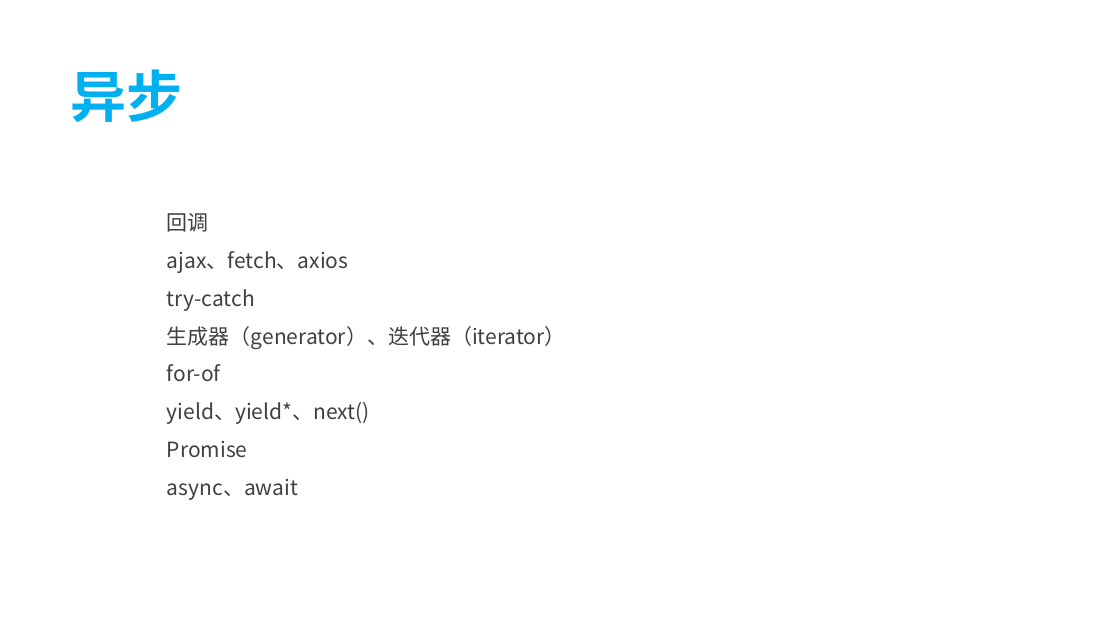
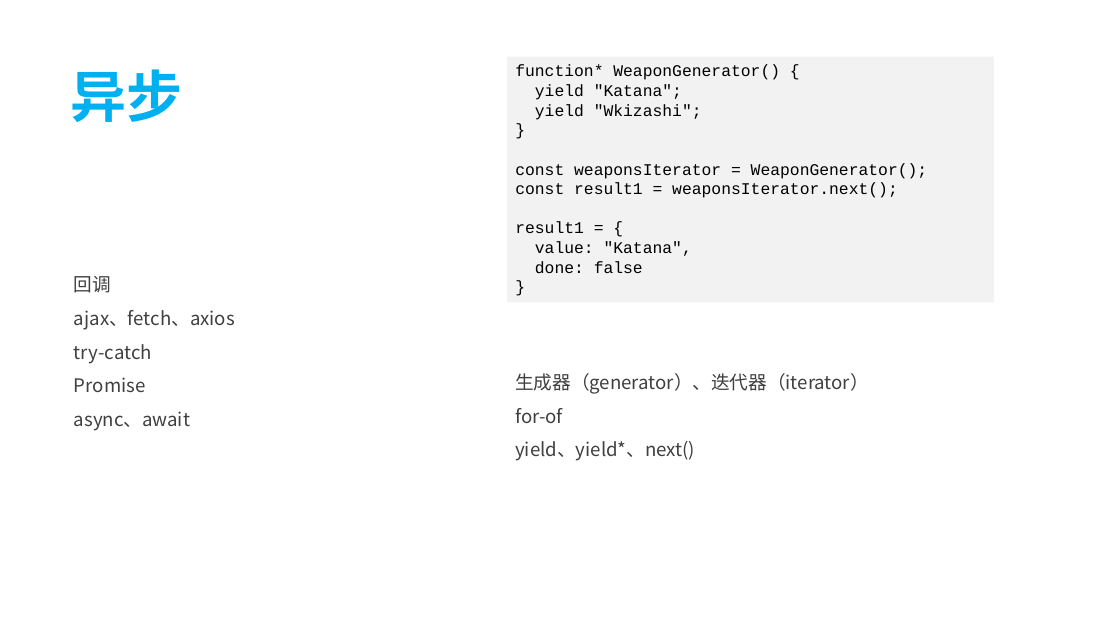
Before and after one commit to tecshuttle/interview, a slide deck: slide 6 of 2 前端/《JavaScript忍者秘籍（第2版）》.pptx. Drawn at 1120x630 pixels with LibreOffice and Linux fonts; fonts in the diff are those of the drawing. Boxes give left, top, right and bottom in pixels: in the first picture for what was removed or moved away, otherwise in the second. Text is boxed around its words. In the diff, an @@ line names an element or a change of style, - is before the commit and + after.

Commit message:
《JavaScript忍者秘籍（第2版）》：学习生成器。

```diff
--- a/2 前端/《JavaScript忍者秘籍（第2版）》.pptx
+++ b/2 前端/《JavaScript忍者秘籍（第2版）》.pptx
@@ rectangle added at box(507, 56, 994, 302), fill #F2F2F2, 14 pt, text #000000 @@
+function* WeaponGenerator() {
+yield "Katana";
+yield "Wkizashi";
+}
+const weaponsIterator = WeaponGenerator();
+const result1 = weaponsIterator.next();
+result1 = {
+value: "Katana",
+done: false
+}
@@ text "回调": place and size @@
-text "回调" at box(167, 213, 566, 500)
+text "回调" at box(74, 276, 235, 431)
@@ text "回调" at box(74, 276, 235, 431): size 18 to 16 pt @@
@@ text at box(167, 326, 566, 424): paragraphs removed @@
-生成器（generator）、迭代器（iterator）
-for-of
-yield、yield*、next()
@@ text added at box(515, 373, 869, 461), 16 pt, text #404040 @@
+生成器（generator）、迭代器（iterator）
+for-of
+yield、yield*、next()
```
Also in this commit, not shown: 2 other files.
